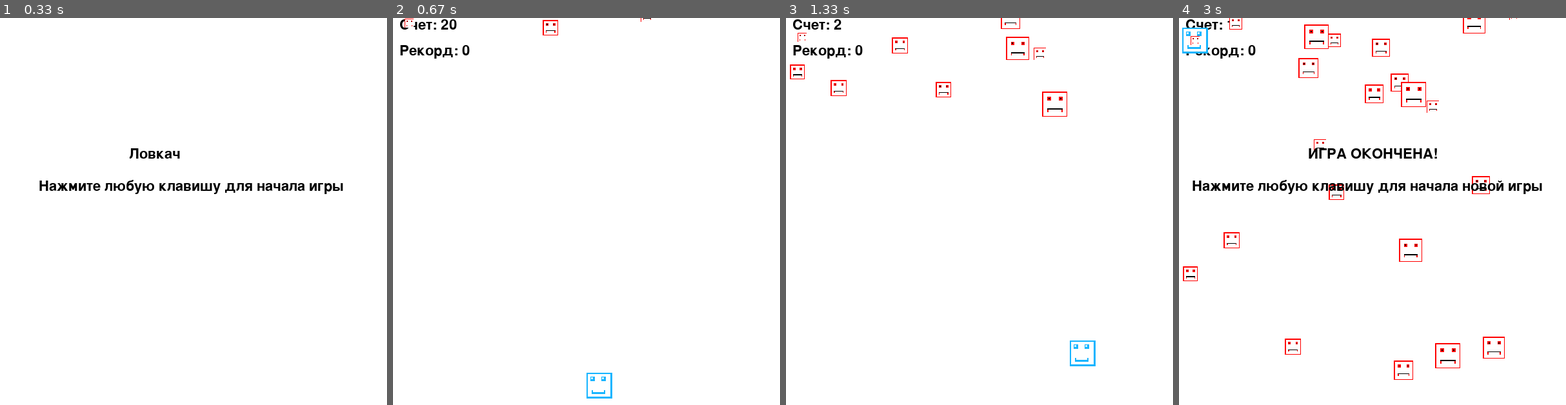
Above: before the commit, frames 1-4 (left to right).
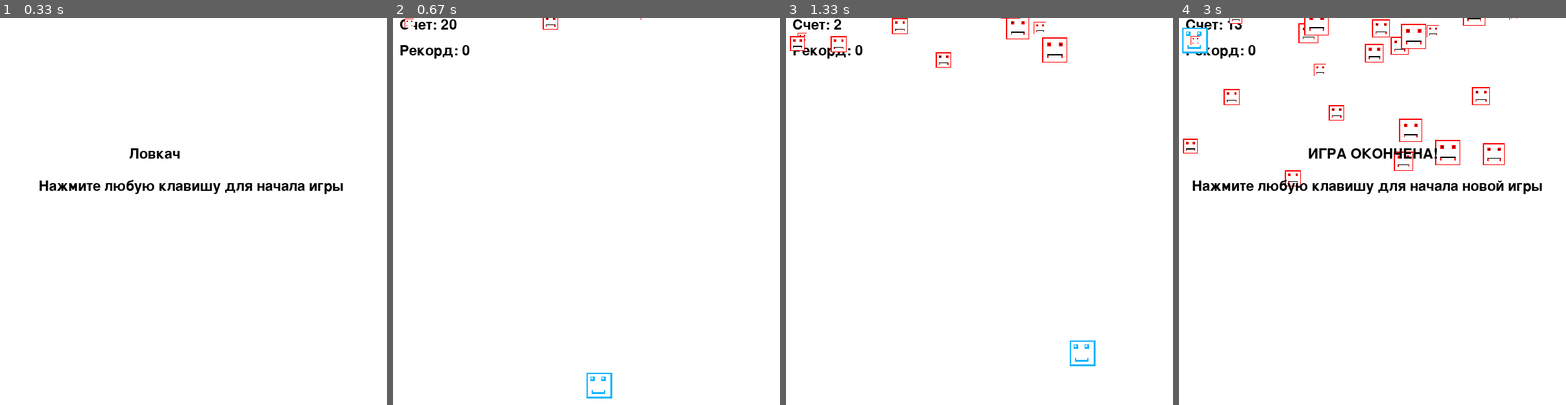
Above: after the commit, the same moments.

Repository: matveyka-voron/project_pygame
Game: pygame game, started from main.py
Same seed, same stepped clock (60 frames per second), same inputs: the game is played once before the commit and once after it.
Inputs (mouse positions are in pixels of both pictures, inside the frame that each line leads up to):
- Up to frame 1 (0.33 s): no input
- Up to frame 2 (0.67 s): tap Enter at 0.33 s
- Up to frame 3 (1.33 s): hold Right 0.67-1.13 s; hold Up from 1.17 s (still down); tap Z at 1.23 s
- Up to frame 4 (3 s): release Up at 1.47 s; hold Right 1.5-1.97 s; tap Z at 1.57, 1.87, 2.07, 2.37, 2.63 s; hold Left 2-2.53 s; tap X at 2.15 s; hold Down 2.57-2.87 s; click (1194, 41) at 2.95 s

Frame 1 is identical in both runs. In frame 2, less than 0.1% of the frame differs, in the area x 38-67%, y 0-5%; in frame 3, 0.9%; in frame 4, 2.2%, in the area x 1-85%, y 0-94%.

Commit message:
Fixed BADDIEMAXSPEED | Game version V1.1-FULL

Diff:
--- a/main.py
+++ b/main.py
@@ -9,7 +9,7 @@
 BADDIEMINSIZE = 10
 BADDIEMAXSIZE = 40
 BADDIEMINSPEED = 1
-BADDIEMAXSPEED = 8
+BADDIEMAXSPEED = 4
 ADDNEWBADDIERATE = 6
 PLAYERMOVERATE = 5
 
